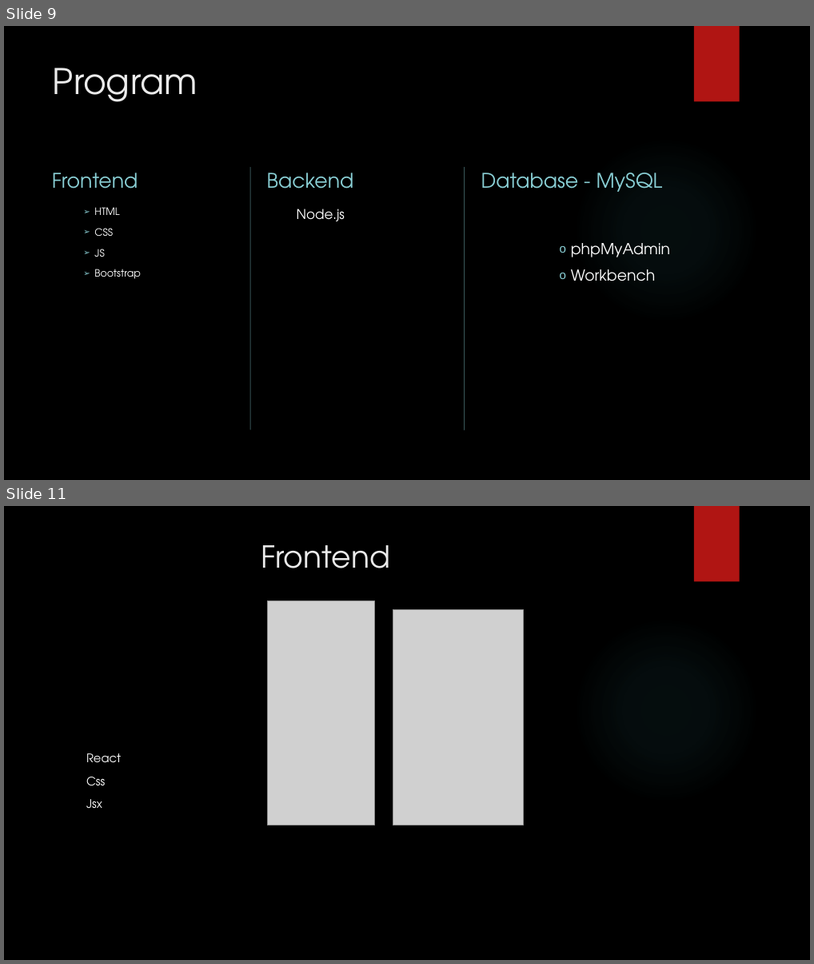
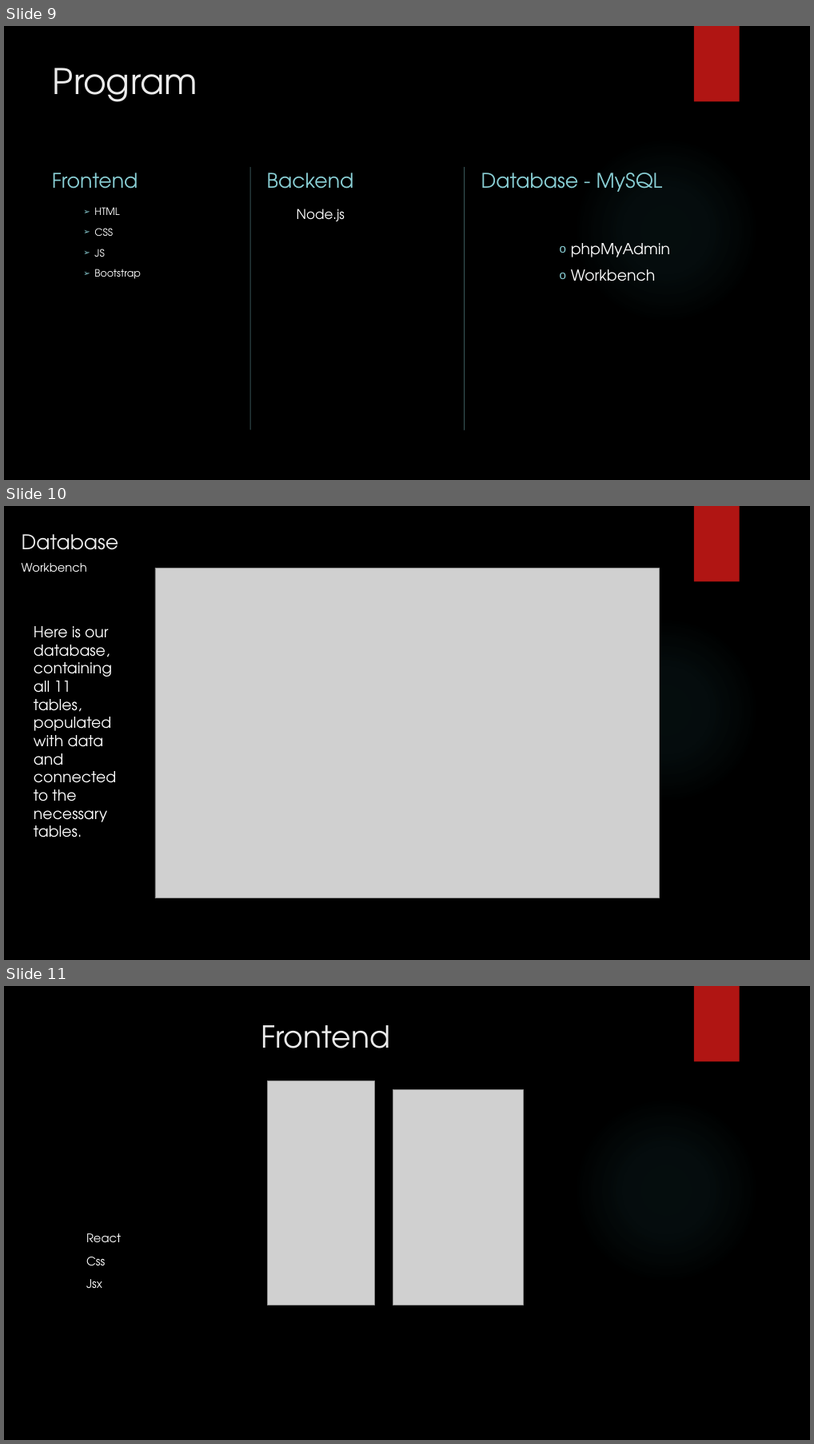
Before and after one commit to mozricsi/zaromunka_kuzdosportok, a slide deck: KüzdőKert.pptx. Shown one above the other, each under a label of ours: slides 9 and 11 before the commit, slides 9, 10 and 11 after it; the slides between them are not shown. The pictures are 814x964 and 814x1444 pixels, drawn with LibreOffice and Linux fonts; fonts in the diff are those of the drawing; grey boxes stand for pictures; background and template pictures are left out. Boxes give left, top, right and bottom in pixels: in the first picture for what was removed or moved away, otherwise in the second. Text is boxed around its words. In the diff, an @@ line names an element or a change of style, - is before the commit and + after.

```diff
--- a/KüzdőKert.pptx
+++ b/KüzdőKert.pptx
@@ slide 10 added at [4,506,810,960], background picture (left out); not listed: 2 template elements that a slide beside it also shows @@
@@ title added at [22,534,119,550], 24 pt, text #EBEBEB @@
+Database
@@ text added at [22,563,87,572], 14 pt, text #FFFFFF @@
+Workbench
@@ picture added at [155,568,659,898] @@
@@ text added at [34,626,116,837], 18 pt, text #FFFFFF @@
+Here is our database, containing all 11 tables, populated with data and connected to the necessary tables.
```
Also in this commit, not shown: 1 other slide added, 1 slide removed.
